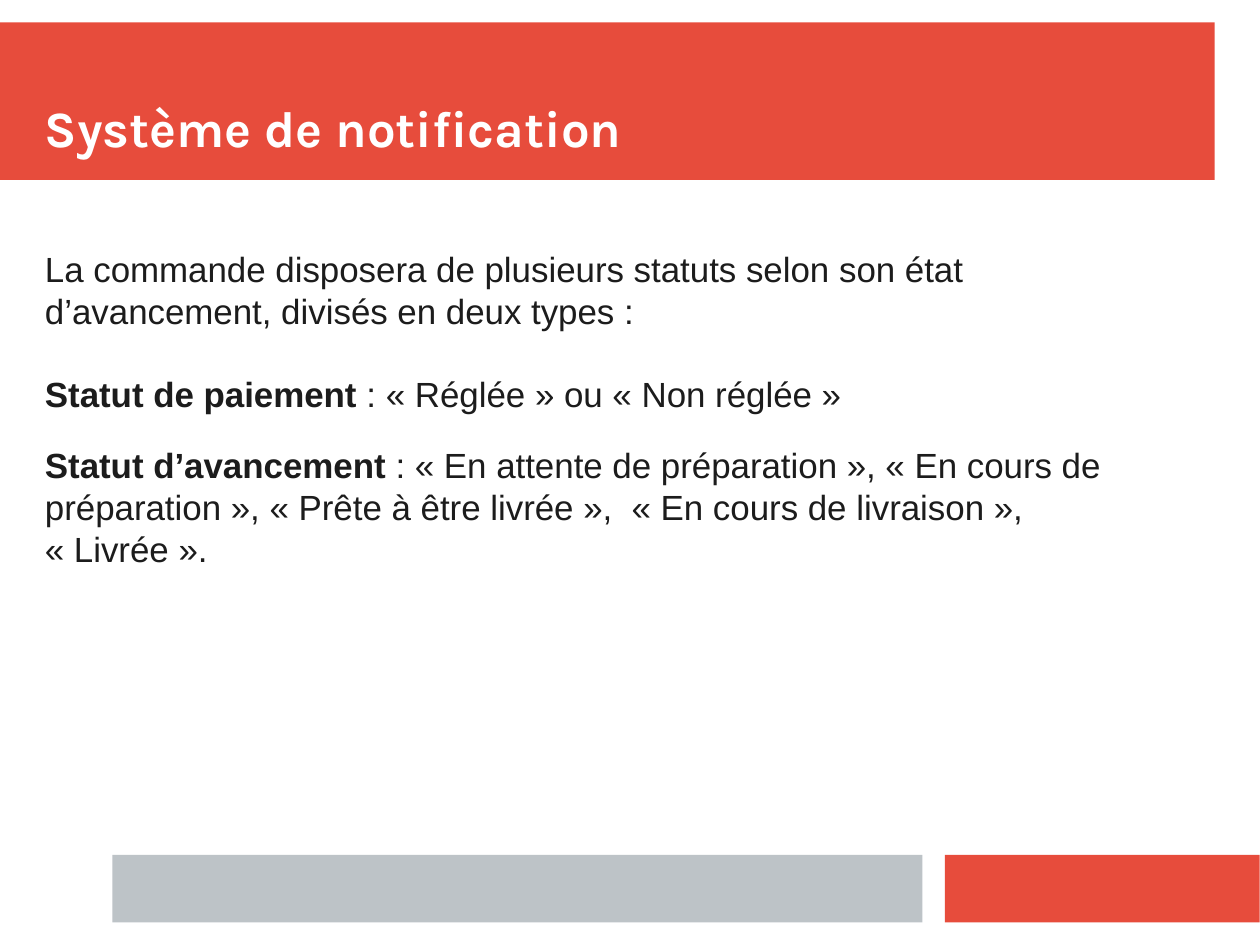
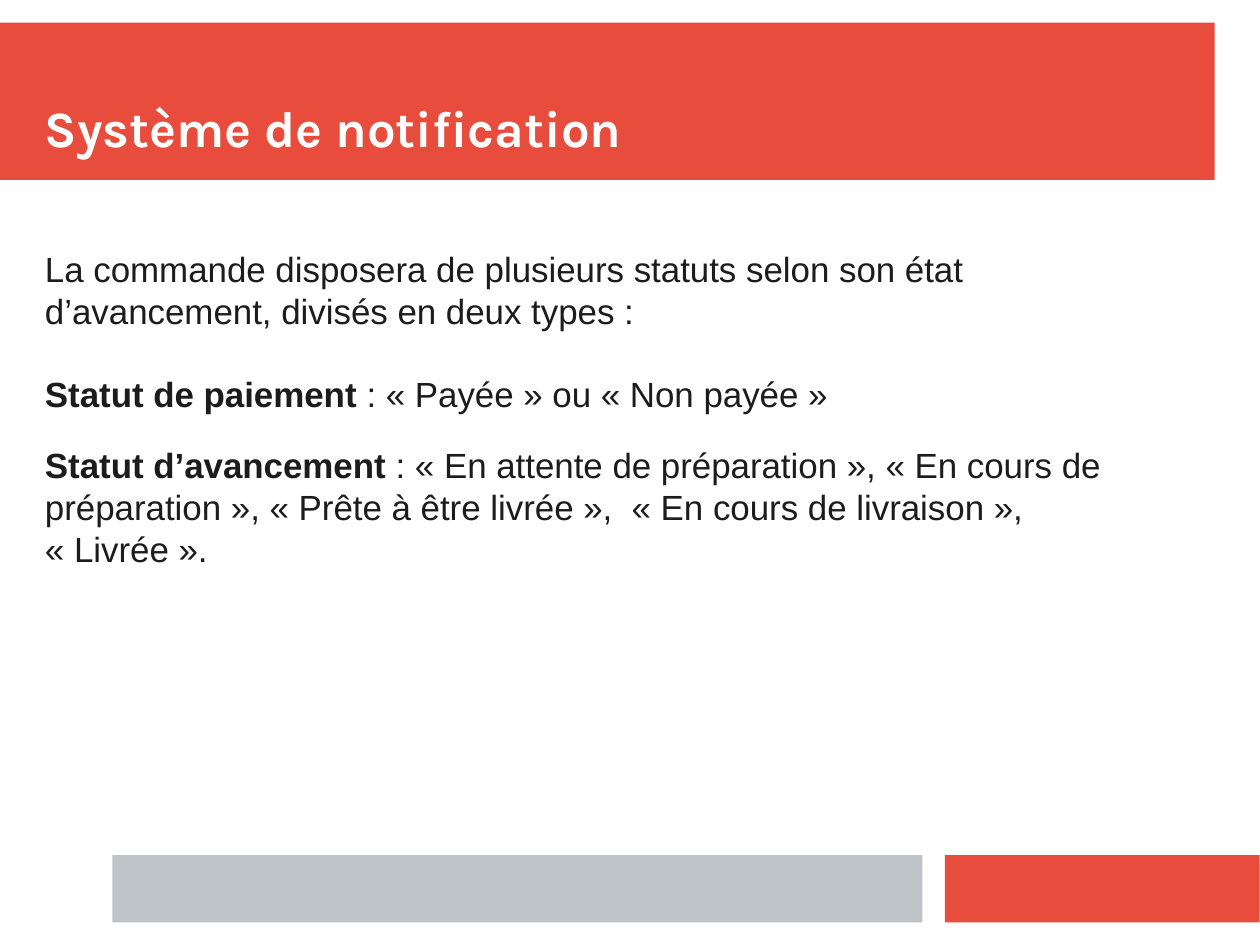
Before and after one commit to clemenceclaireR/spec_fonctionnelles_restaurant, a slide deck: slide 5 of diapo_presentation_solution.pptx. Drawn at 1260x945 pixels with LibreOffice and Linux fonts; fonts in the diff are those of the drawing. Boxes give left, top, right and bottom in pixels: in the first picture for what was removed or moved away, otherwise in the second. Text is boxed around its words. In the diff, an @@ line names an element or a change of style, - is before the commit and + after.

```diff
--- a/diapo_presentation_solution.pptx
+++ b/diapo_presentation_solution.pptx
@@ text at [45,381,799,414]: text changed @@
-Statut de paiement : « Réglée » ou « Non réglée »
+Statut de paiement : « Payée » ou « Non payée »
```
Also in this commit, not shown: 1 other slide changed.
